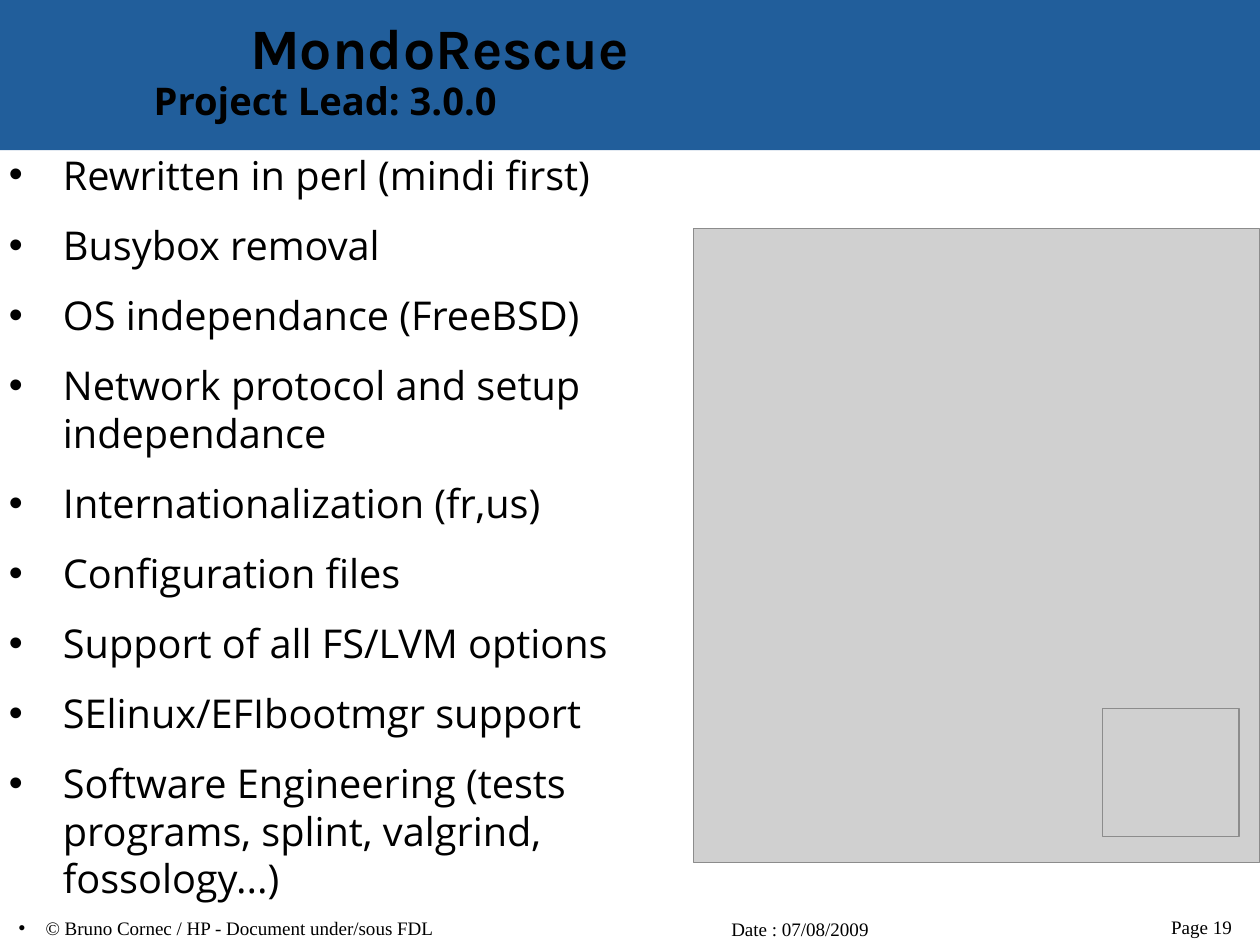
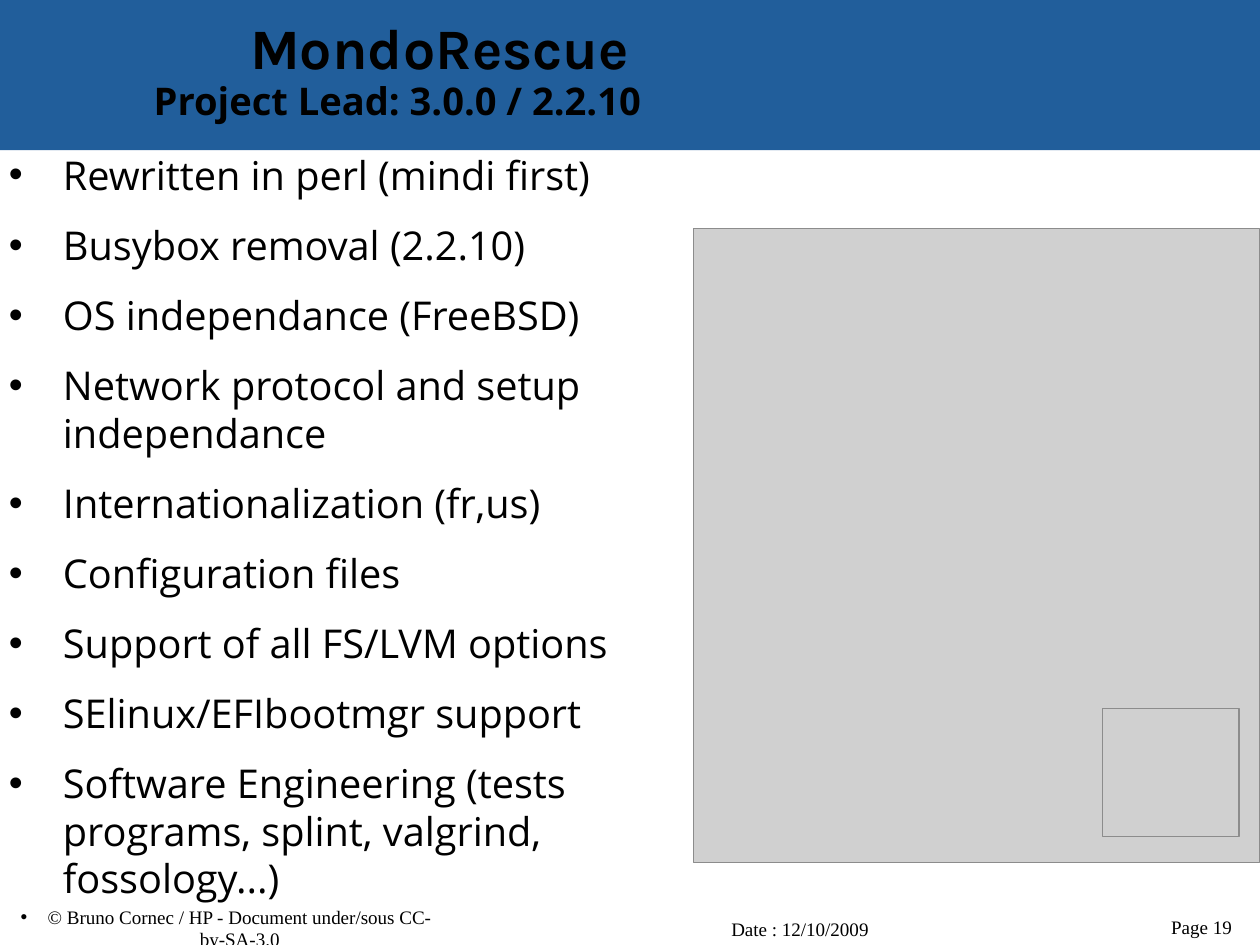
Before and after one commit to vir/mondo-rescue, a slide deck: slide 19 of mondo-doc/mondo-presentation.odp. Drawn at 1260x945 pixels with LibreOffice and Linux fonts; fonts in the diff are those of the drawing; grey boxes stand for pictures; background and template pictures are left out. Boxes give left, top, right and bottom in pixels: in the first picture for what was removed or moved away, otherwise in the second. Text is boxed around its words. In the diff, an @@ line names an element or a change of style, - is before the commit and + after.

Commit message:
Presentation ready for TES 2009

```diff
--- a/mondo-doc/mondo-presentation.odp
+++ b/mondo-doc/mondo-presentation.odp
@@ title at (154,86,641,124): text changed @@
-Project Lead: 3.0.0
+Project Lead: 3.0.0 / 2.2.10
@@ text at (63,230,525,270): text changed @@
-• Busybox removal
+• Busybox removal (2.2.10)
@@ text at (67,910,431,925): text changed @@
-• © Bruno Cornec / HP - Document under/sous FDL
+• © Bruno Cornec / HP - Document under/sous CC-by-SA-3.0
@@ text at (731,923,869,937): text changed @@
-Date : 07/08/2009
+Date : 12/10/2009
```
Also in this commit, not shown: 20 other slides changed, 1 slide added.
